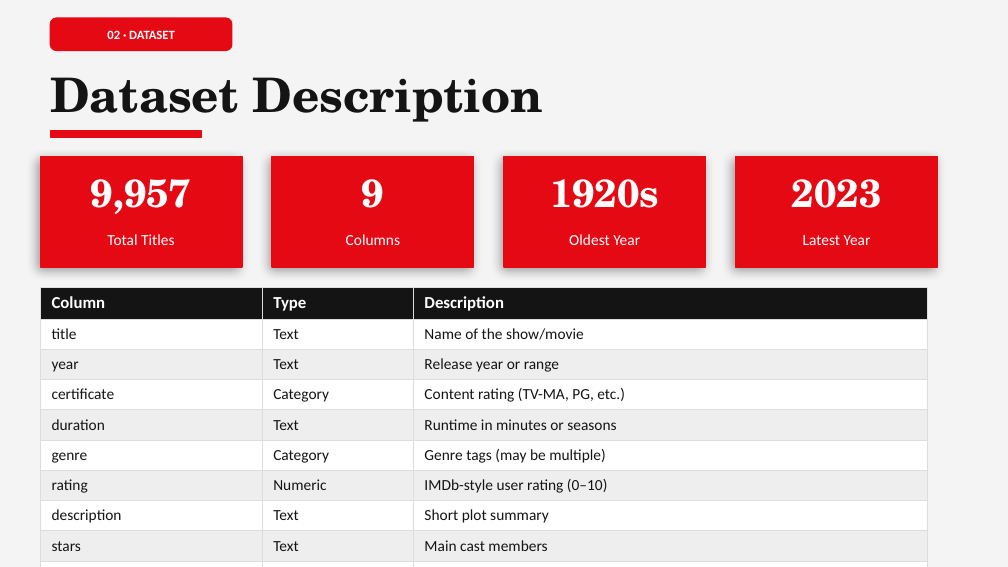
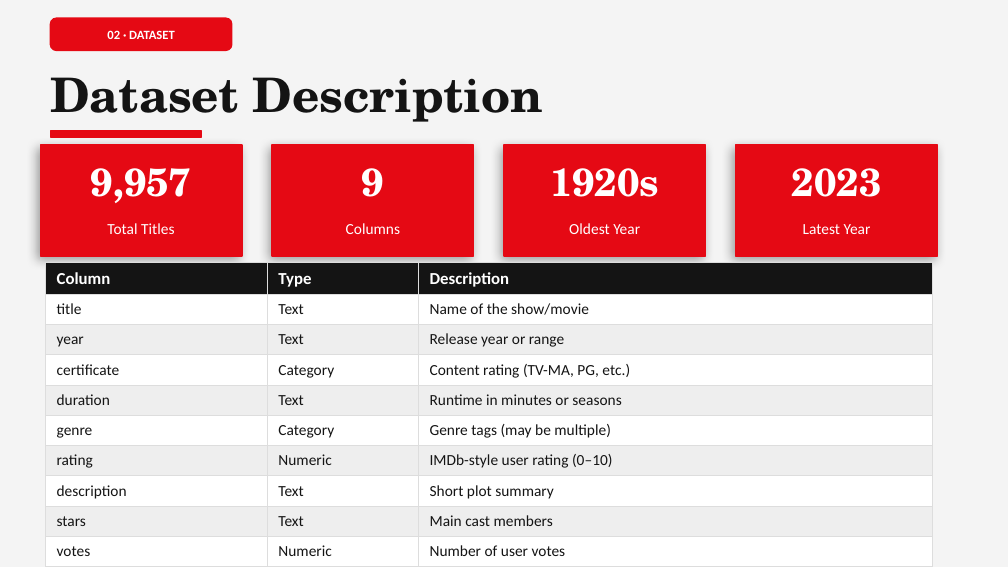
Before and after one commit to Aarush2112/Capstone-Project-1-FDS, a slide deck: slide 3 of Capston_PPT.pptx. Drawn at 1008x567 pixels with LibreOffice and Linux fonts; fonts in the diff are those of the drawing. Boxes give left, top, right and bottom in pixels: in the first picture for what was removed or moved away, otherwise in the second. Text is boxed around its words. In the diff, an @@ line names an element or a change of style, - is before the commit and + after.

```diff
--- a/Capston_PPT.pptx
+++ b/Capston_PPT.pptx
@@ 8 texts, 4 rectangles: place and size @@
-8 texts, 4 rectangles at <box>40,156,937,267</box>
+8 texts, 4 rectangles at <box>40,145,937,256</box>
@@ table: place and size @@
-table at <box>40,287,927,567</box>
+table at <box>45,262,932,560</box>
```
Also in this commit, not shown: 5 other slides changed, 1 other file.
